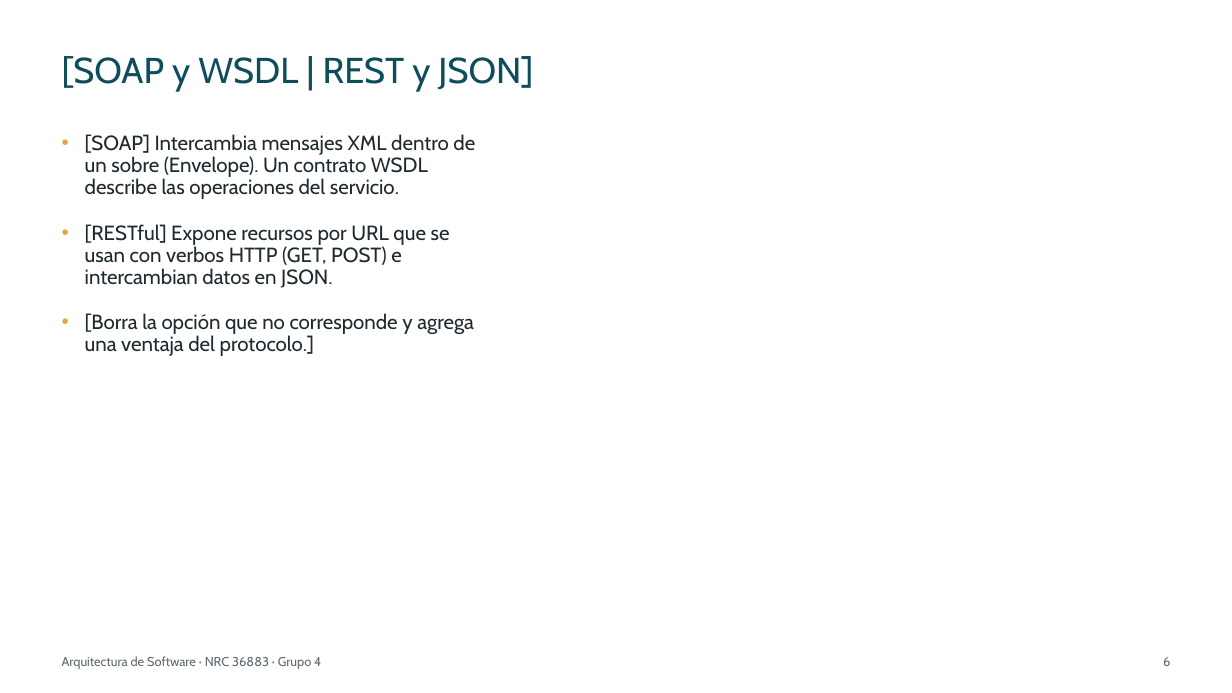
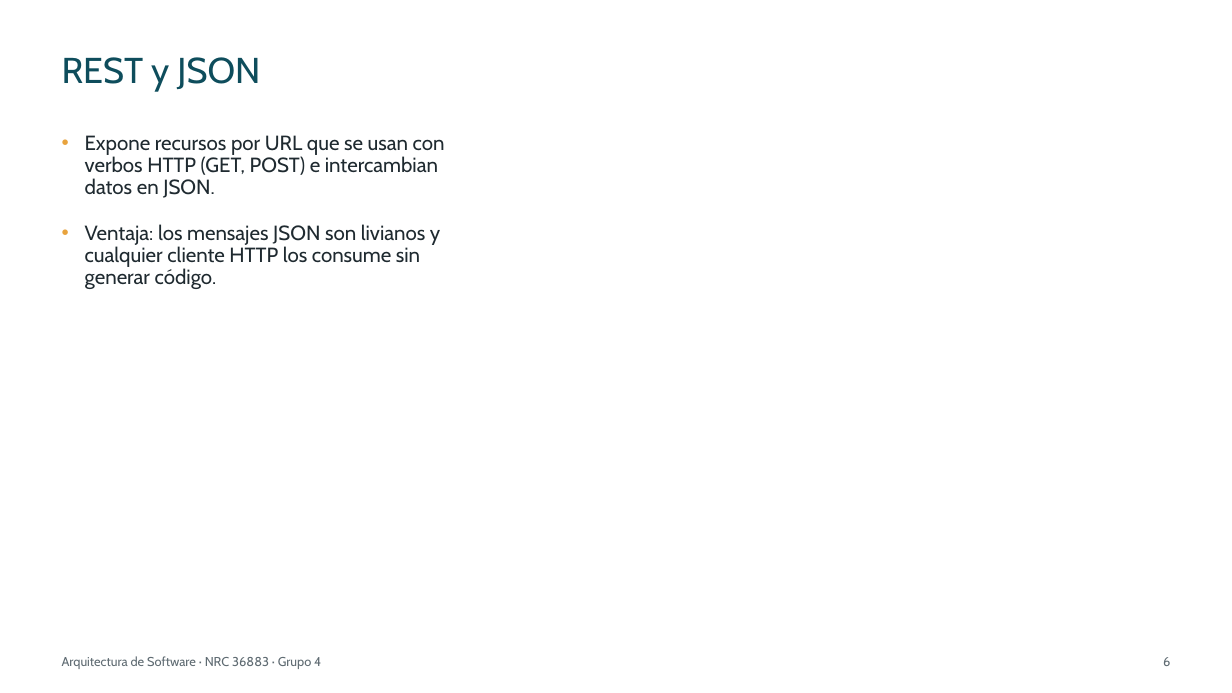
Before and after one commit to IMarcusDev/TI.1.4.-PAO202651_RESTFUL_DOTNET_SINBDD_NRC_36883_GR04, a slide deck: slide 6 of 05. DOCUMENTACION/PRESENTACION TI.1.4. RESTFUL sin BDD en DOTNET GR4.pptx. Drawn at 1232x693 pixels with LibreOffice and Linux fonts; fonts in the diff are those of the drawing. Boxes give left, top, right and bottom in pixels: in the first picture for what was removed or moved away, otherwise in the second. Text is boxed around its words. In the diff, an @@ line names an element or a change of style, - is before the commit and + after.

```diff
--- a/05. DOCUMENTACION/PRESENTACION TI.1.4. RESTFUL sin BDD en DOTNET GR4.pptx
+++ b/05. DOCUMENTACION/PRESENTACION TI.1.4. RESTFUL sin BDD en DOTNET GR4.pptx
@@ title at bbox=[62, 57, 260, 92]: text changed @@
-[SOAP y WSDL | REST y JSON]
+REST y JSON
@@ text at bbox=[85, 135, 445, 289]: text changed @@
-• [SOAP] Intercambia mensajes XML dentro de un sobre (Envelope). Un contrato WSDL describe las operaciones del servicio.
-• [RESTful] Expone recursos por URL que se usan con verbos HTTP (GET, POST) e intercambian datos en JSON.
-• [Borra la opción que no corresponde y agrega una ventaja del protocolo.]
+• Expone recursos por URL que se usan con verbos HTTP (GET, POST) e intercambian datos en JSON.
+• Ventaja: los mensajes JSON son livianos y cualquier cliente HTTP los consume sin generar código.
```
Also in this commit, not shown: 27 other slides changed.
